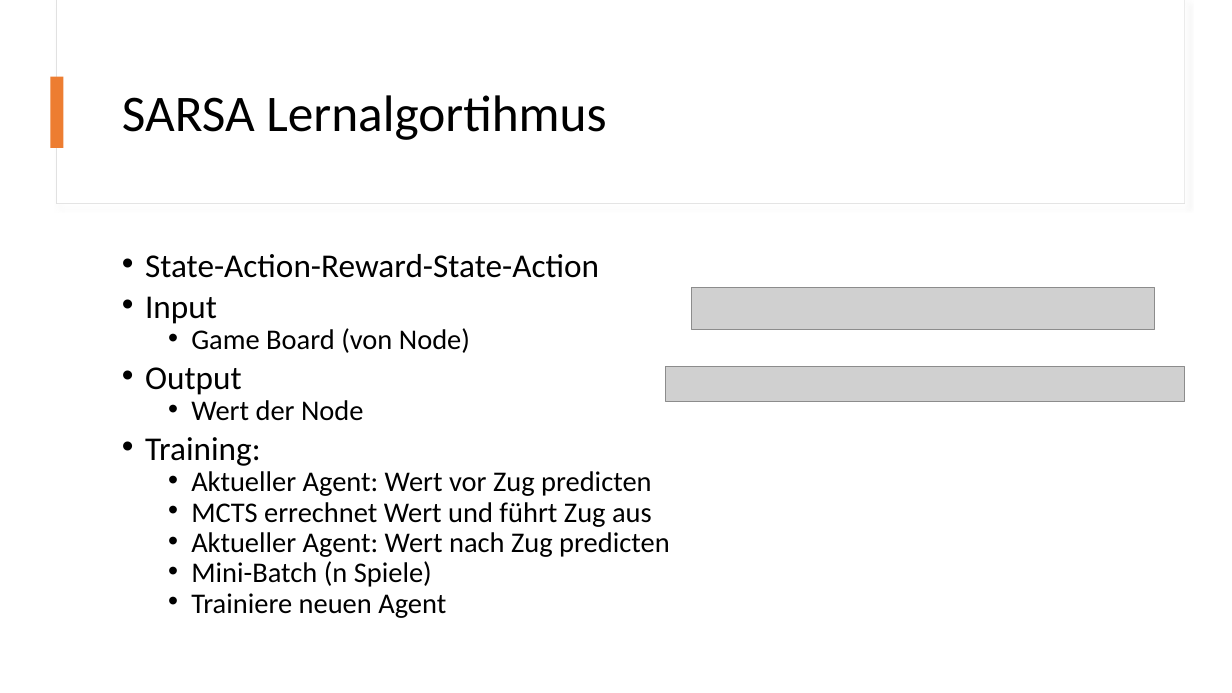
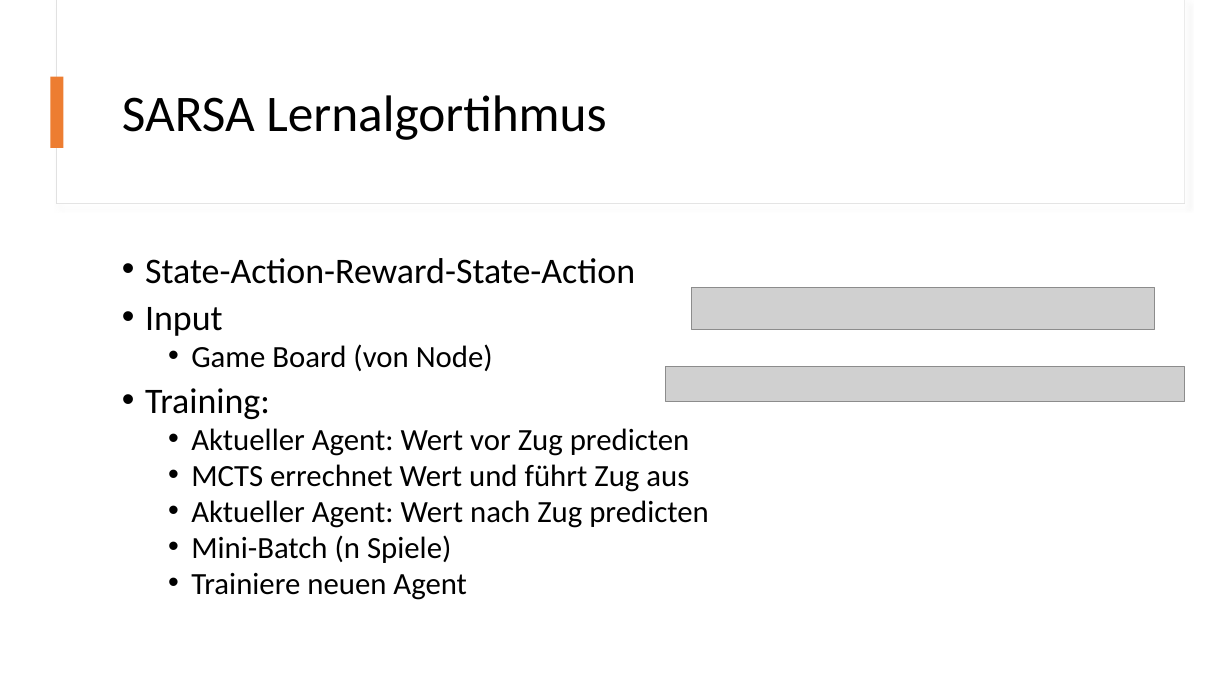
Before and after one commit to Brebeck-Jan/chessmaster, a slide deck: slide 9 of Präsentationen/Abschlusspräsentation/Chessmaster_Abschluss.pptx. Drawn at 1232x693 pixels with LibreOffice and Linux fonts; fonts in the diff are those of the drawing; grey boxes stand for pictures. Boxes give left, top, right and bottom in pixels: in the first picture for what was removed or moved away, otherwise in the second. Text is boxed around its words. In the diff, an @@ line names an element or a change of style, - is before the commit and + after.

```diff
--- a/Präsentationen/Abschlusspräsentation/Chessmaster_Abschluss.pptx
+++ b/Präsentationen/Abschlusspräsentation/Chessmaster_Abschluss.pptx
@@ text "State-Action-Reward-State-Action" at bbox=[145, 258, 709, 600]: size 25.9 to 28 pt in "State-Action-Reward-State-Action", "Input", "Training:"; size 22.2 to 24 pt in "Game Board (von Node)", "Aktueller Agent: Wert vor Zug predicten", "MCTS errechnet Wert und führt Zug aus", "Aktueller Agent: Wert nach Zug predicten" and 2 more places; line spacing 0.7 to 0.8 @@
@@ text at bbox=[145, 367, 363, 421]: paragraphs removed @@
-• Output
-  • Wert der Node
```
Also in this commit, not shown: 1 other slide changed.
